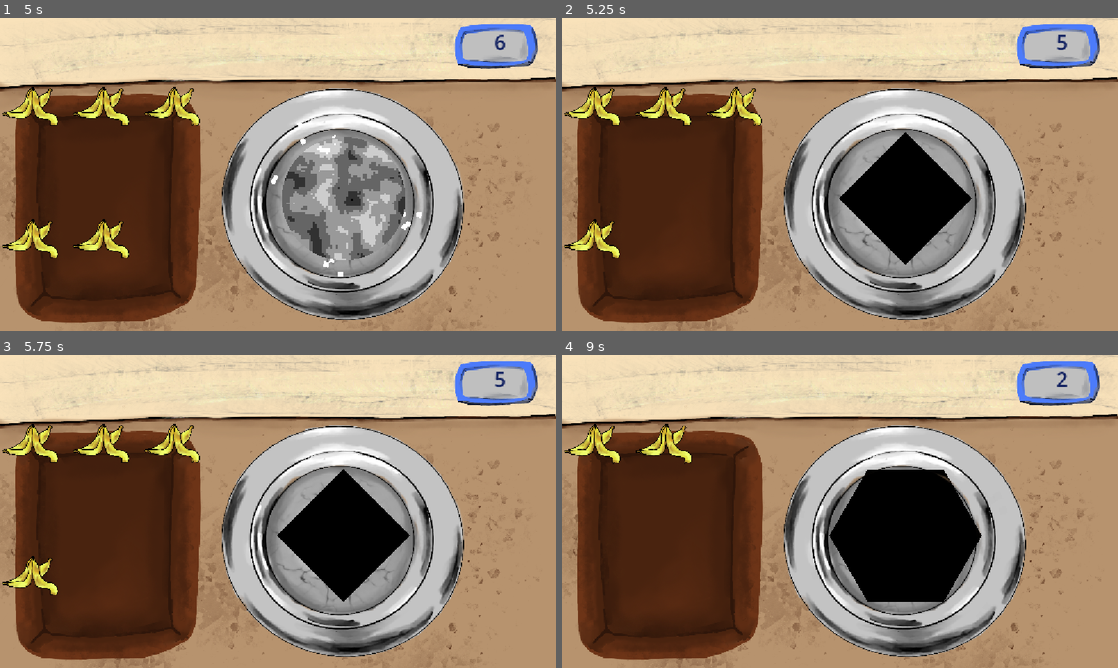
Above: before the commit, frames 1-4 (two rows, left to right).
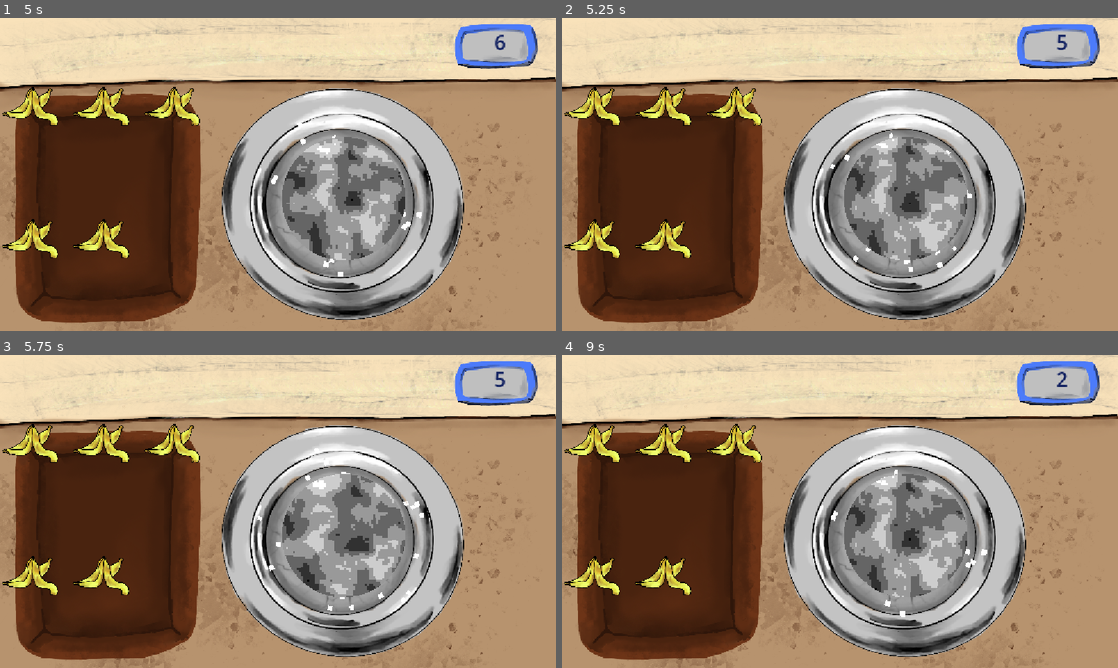
Above: after the commit, the same moments.

Repository: KIT-GameJam/Firework-Craft
Game: Godot game, scene res://gamemanager/gamemanager.tscn
The game is run twice, just before and just after one commit, with the same random seed, the same clock (stepped at 60 frames per second) and the same inputs.
Inputs (mouse positions are in pixels of both pictures, inside the frame that each line leads up to):
- Up to frame 1 (5 s): click "Start" at 0.5 s; tap Enter at 1.25 s; move the mouse to (33, 133) at 1.27 s; hold D (move_right) 1.28-2.03 s; click (33, 133) at 1.42 s; move the mouse to (105, 133) at 2.02 s; hold S (move_down) 2.03-2.78 s; click (105, 133) at 2.17 s; move the mouse to (177, 133) at 2.77 s; hold D (move_right) 2.78-3.53 s; click (177, 133) at 2.92 s; move the mouse to (33, 265) at 3.52 s; hold W (move_up) 3.53-4.28 s; click (33, 265) at 3.67 s; move the mouse to (105, 265) at 4.27 s; hold A (move_left) from 4.28 s (still down); click (105, 265) at 4.42 s
- Up to frame 2 (5.25 s): keep holding A (move_left); move the mouse to (906, 199) at 5.02 s; click (906, 199) at 5.17 s
- Up to frame 3 (5.75 s): keep holding A (move_left)
- Up to frame 4 (9 s): move the mouse to (867, 511) at 5.77 s; release A (move_left) at 5.78 s; hold S (move_down) 5.78-6.53 s; click (867, 511) at 5.92 s; move the mouse to (756, 433) at 6.52 s; hold D (move_right) 6.53-7.28 s; click (756, 433) at 6.67 s; move the mouse to (962, 495) at 7.27 s; hold W (move_up) 7.28-8.03 s; click (962, 495) at 7.42 s; move the mouse to (728, 527) at 8.02 s; hold D (move_right) 8.03-8.78 s; click (728, 527) at 8.17 s; move the mouse to (895, 442) at 8.77 s; hold S (move_down) from 8.78 s (still down); click (895, 442) at 8.92 s

Frame 1 is identical in both runs. In frame 2, 7.0% of the frame differs, in the area x 13-74%, y 36-82%; in frame 3, 7.0%; in frame 4, 11%, in the area x 0-77%, y 22-84%.

Commit message:
bug fix with mouse activates drop deleted

Diff:
--- a/autoloads/global.gd
+++ b/autoloads/global.gd
@@ -2,6 +2,7 @@
 
 var game_manager : GameManager = null
 var selected_res : AbstractIngredient = null
+var selected : bool = false
 
 func set_game_manager(p_game_manager: GameManager):
 	game_manager = p_game_manager
--- a/entities/Ingredients/abstractIngredient.gd
+++ b/entities/Ingredients/abstractIngredient.gd
@@ -13,14 +13,15 @@
 func _gui_input(event: InputEvent) -> void:
 	if event is InputEventMouseButton and event.button_index == MOUSE_BUTTON_LEFT:
 		if event.pressed:
-			#if not active:
-			#	origin = global_position
+			if not active:
+				origin = global_position
 			dif = global_position - get_viewport().get_mouse_position()
 			active = true
 			Global.selected_res = self
+			Global.selected = true
 		else:
 			active = false
-			#Global.selected_res = null
-			#global_position = origin
+			Global.selected = false
+			global_position = origin
 	elif event is InputEventMouseMotion and active:
 		global_position = get_viewport().get_mouse_position() + dif
--- a/entities/flask/flask.gd
+++ b/entities/flask/flask.gd
@@ -15,30 +15,24 @@
 
 func _gui_input(event):
 	if event is InputEventMouse:
-		print("input event")
-		print(event.is_released())
-		print(ingredients_in_me)
 		if event.is_released() and ingredients_in_me:
-			print(3)
 			mix_res(Global.selected_res)
-			print("consumed")
-			ingredients_in_me = false;
+			ingredients_in_me = false
+			Global.selected = false
 			Global.selected_res.queue_free()
 
 func _mouse_entered() -> void:
-	print("entered")
-	print(Global.selected_res)
-	ingredients_in_me = Global.selected_res != null
+	ingredients_in_me = Global.selected and not Global.selected_res == null
+	if not ingredients_in_me:
+		Global.selected_res = null
 
 func _mouse_exited() -> void:
-	print("exited")
 	ingredients_in_me = false
 
 func calc_values() -> void:
 	current_value = current_value + flask_color + flask_size + flask_corners
 
 func mix_res(res_abstr: AbstractIngredient) -> void:
-	print(res_abstr)
 	var res = res_abstr.resourceData
 	flask_color += res.color_modifier
 	flask_size = clampi(flask_size + res.size_modifier, 0, MAX_SIZE)
